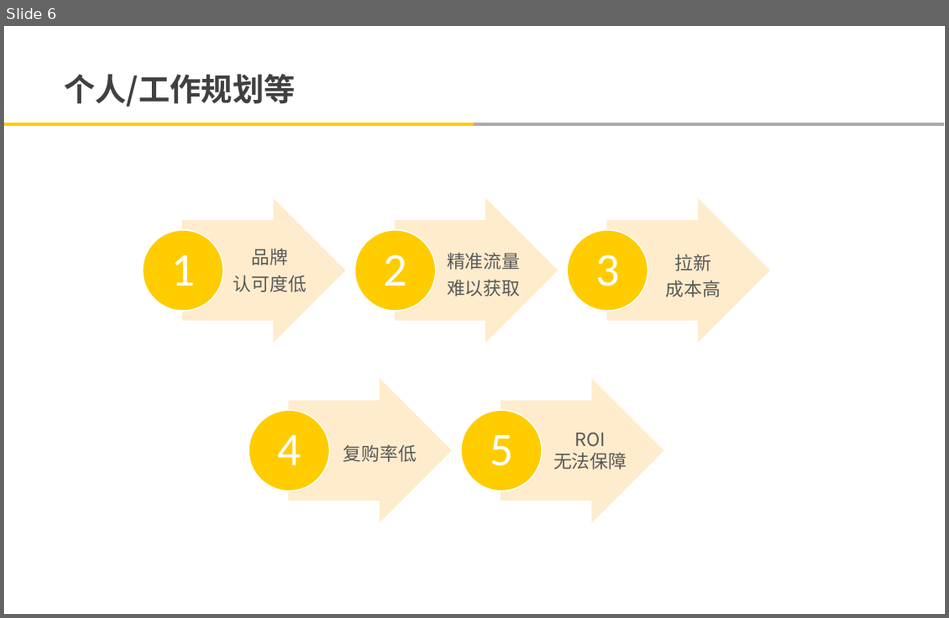
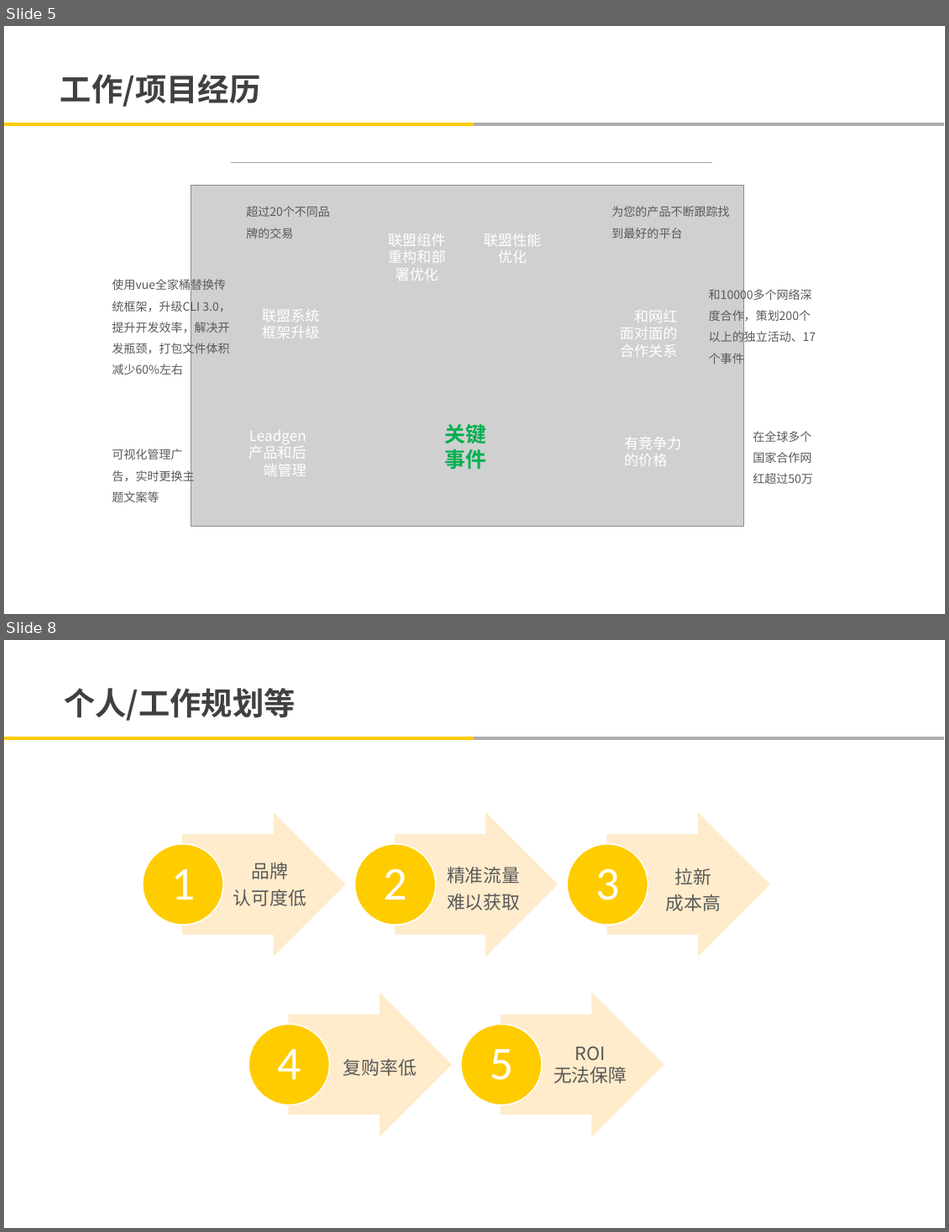
Before and after one commit to yian529/elaine, a slide deck: 申请/马爱莲-广告平台BU-国际业务部-产品技术组-申请职级T5.pptx. Shown one above the other, each under a label of ours: slide 6 before the commit, slides 5 and 8 after it; the slides between them are not shown. The pictures are 949x618 and 949x1232 pixels, drawn with LibreOffice and Linux fonts; fonts in the diff are those of the drawing; grey boxes stand for pictures; background and template pictures are left out. Boxes give left, top, right and bottom in pixels: in the first picture for what was removed or moved away, otherwise in the second. Text is boxed around its words. In the diff, an @@ line names an element or a change of style, - is before the commit and + after.

```diff
--- a/申请/马爱莲-广告平台BU-国际业务部-产品技术组-申请职级T5.pptx
+++ b/申请/马爱莲-广告平台BU-国际业务部-产品技术组-申请职级T5.pptx
@@ slide 5 added at <box>4,26,945,614</box>, background #FFFFFF; not listed: 2 template elements that a slide beside it also shows @@
@@ text added at <box>60,74,260,107</box>, 24 pt, text #404040, bold @@
+工作/项目经历
@@ line added from (231, 162) to (712, 162), #AEABAB 0.75 pt @@
@@ group added at <box>112,185,816,526</box>: 12 texts, 1 picture @@
+在全球多个国家合作网红超过50万
+Leadgen产品和后端管理
+联盟组件重构和部署优化
+联盟系统框架升级
+联盟性能优化
+和网红
+面对面的
+合作关系
+有竞争力
+的价格
+可视化管理广告，实时更换主题文案等
+超过20个不同品牌的交易
+使用vue全家桶替换传统框架，升级CLI 3.0，提升开发效率，解决开发瓶颈，打包文件体积减少60%左右
+为您的产品不断跟踪找到最好的平台
+和10000多个网络深度合作，策划200个以上的独立活动、17个事件
@@ text added at <box>445,424,487,470</box>, 16 pt, text #00B050, bold @@
+关键事件
@@ what was slide 6 is now slide 8 @@
```
Also in this commit, not shown: 3 slides changed, 2 other slides added, 1 slide removed, 5 other files.
